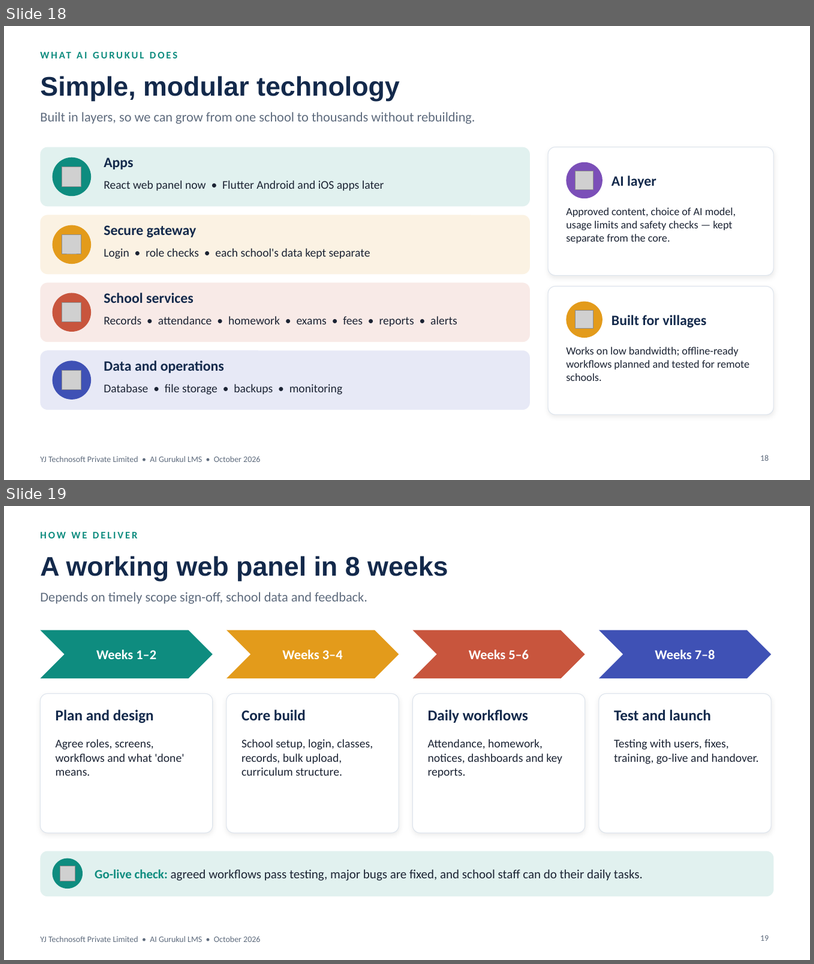
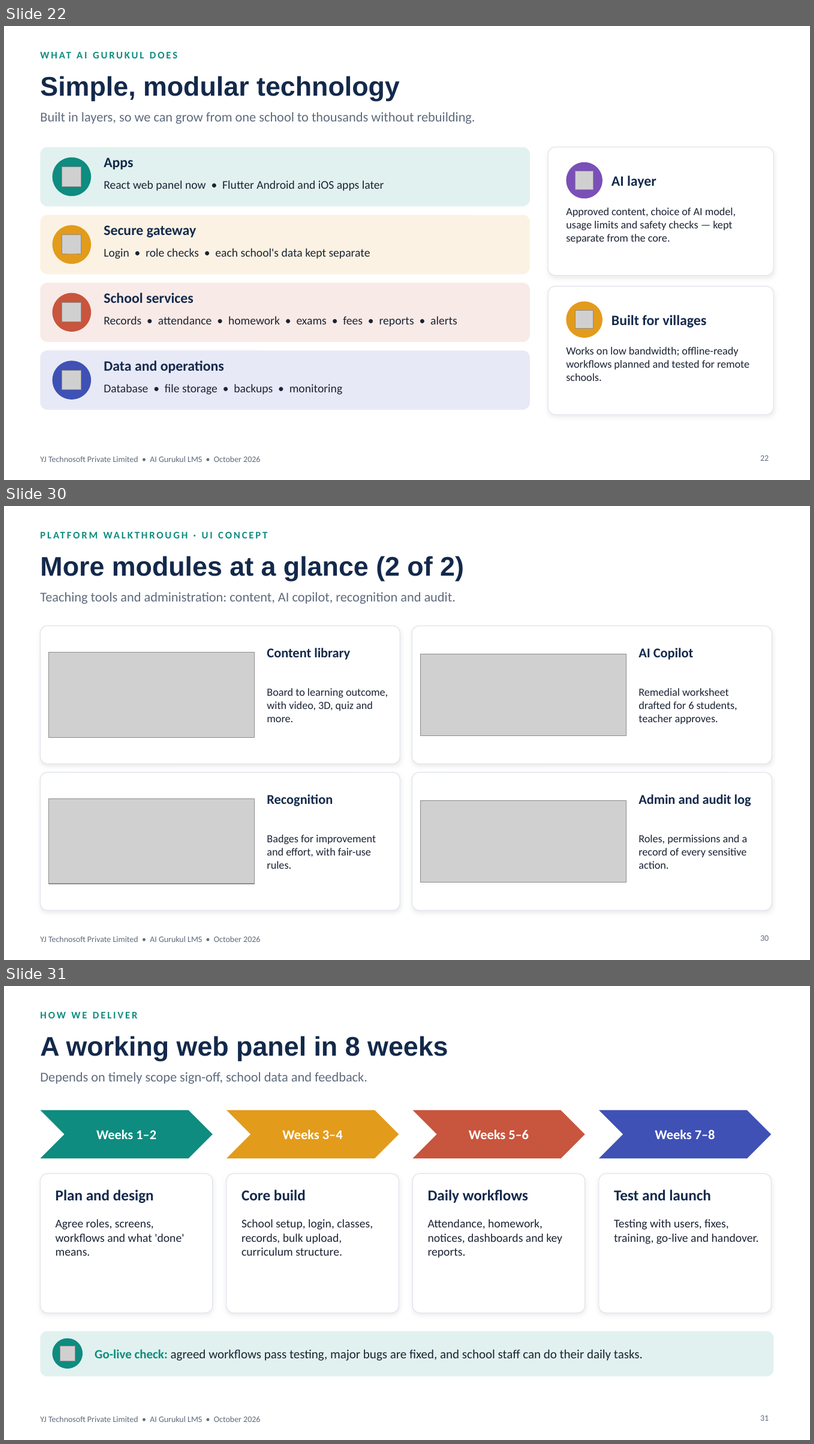
Before and after one commit to yatindradhurwe/yjtechnosoft, a slide deck: AI_Gurukul_Chhattisgarh_Edition.pptx. Shown one above the other, each under a label of ours: slides 18 and 19 before the commit, slides 22, 30 and 31 after it; the slides between them are not shown. The pictures are 814x964 and 814x1444 pixels, drawn with LibreOffice and Linux fonts; fonts in the diff are those of the drawing; grey boxes stand for pictures. Boxes give left, top, right and bottom in pixels: in the first picture for what was removed or moved away, otherwise in the second. Text is boxed around its words. In the diff, an @@ line names an element or a change of style, - is before the commit and + after.

```diff
--- a/AI_Gurukul_Chhattisgarh_Edition.pptx
+++ b/AI_Gurukul_Chhattisgarh_Edition.pptx
@@ slide 30 added at (x1=4, y1=506, x2=810, y2=960), background #FFFFFF; not listed: 1 template element that a slide beside it also shows @@
@@ text added at (x1=40, y1=525, x2=774, y2=544), 12 pt, text #0E8C7F, bold @@
+PLATFORM WALKTHROUGH · UI CONCEPT
@@ title added at (x1=40, y1=556, x2=464, y2=581), 32 pt, text #13294B, bold @@
+More modules at a glance (2 of 2)
@@ text added at (x1=40, y1=592, x2=456, y2=604), 16 pt, text #5E6B7D @@
+Teaching tools and administration: content, AI copilot, recognition and audit.
@@ rounded rectangle added at (x1=40, y1=626, x2=400, y2=764), fill #FFFFFF, outline #DCE3EC 0.75 pt @@
@@ rounded rectangle added at (x1=413, y1=626, x2=772, y2=764), fill #FFFFFF, outline #DCE3EC 0.75 pt @@
@@ text added at (x1=267, y1=648, x2=350, y2=660), 16 pt, text #13294B, bold @@
+Content library
@@ text added at (x1=639, y1=648, x2=693, y2=660), 16 pt, text #13294B, bold @@
+AI Copilot
@@ picture added at (x1=49, y1=652, x2=254, y2=738) @@
@@ picture added at (x1=421, y1=654, x2=626, y2=736) @@
@@ text added at (x1=267, y1=688, x2=388, y2=722), 13 pt, text #1B2333 @@
+Board to learning outcome, with video, 3D, quiz and more.
@@ text added at (x1=639, y1=688, x2=738, y2=724), 13 pt, text #1B2333 @@
+Remedial worksheet drafted for 6 students, teacher approves.
@@ rounded rectangle added at (x1=40, y1=772, x2=400, y2=910), fill #FFFFFF, outline #DCE3EC 0.75 pt @@
@@ rounded rectangle added at (x1=413, y1=772, x2=772, y2=910), fill #FFFFFF, outline #DCE3EC 0.75 pt @@
@@ picture added at (x1=49, y1=799, x2=254, y2=883) @@
@@ text added at (x1=267, y1=794, x2=333, y2=806), 16 pt, text #13294B, bold @@
+Recognition
@@ picture added at (x1=421, y1=800, x2=626, y2=882) @@
@@ text added at (x1=639, y1=794, x2=752, y2=806), 16 pt, text #13294B, bold @@
+Admin and audit log
@@ text added at (x1=267, y1=834, x2=376, y2=868), 13 pt, text #1B2333 @@
+Badges for improvement and effort, with fair-use rules.
@@ text added at (x1=639, y1=834, x2=748, y2=868), 13 pt, text #1B2333 @@
+Roles, permissions and a record of every sensitive action.
@@ page number added at (x1=761, y1=935, x2=769, y2=940), 10 pt, text #5E6B7D @@
+30
@@ what was slide 18 is now slide 22 @@
@@ page number at (x1=761, y1=455, x2=769, y2=460): text changed @@
-18
+22
@@ what was slide 19 is now slide 31 @@
@@ page number at (x1=761, y1=1415, x2=769, y2=1420): text changed @@
-19
+31
```
Also in this commit, not shown: 1 slide changed, 11 other slides added, 23 other files.
